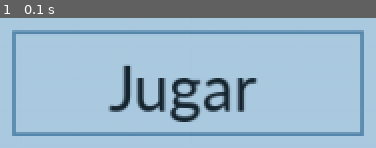
Above: before the commit, frame 1.
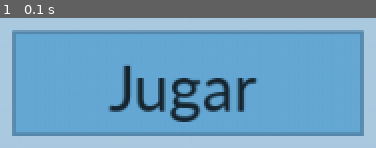
Above: after the commit, the same moment.

Repository: xxmileww/UTN-Pygame
Game: pygame game, started from main.py
Two runs of this game, one before a commit and one after it. Both use one fixed random seed, a clock stepped at 60 frames per second and the inputs below.
Inputs:
- Up to frame 1 (0.1 s): no input

The runs differ from the first frame. In frame 1, 65% of the frame differs, in the area x 4-96%, y 12-88%.

Commit message:
Update main.py

Diff:
--- a/main.py
+++ b/main.py
@@ -22,6 +22,9 @@
 porcentaje_fondo = 100
 
 color_fondo = (172, 203, 225)
+color_boton = (103, 170, 214)
+color_borde = (87, 137, 173)
+color_texto = (23, 38, 48)
 
 musica_fondo = "musica.mp3"
 pygame.mixer.music.load(musica_fondo)
@@ -37,8 +40,9 @@
             if evento.type == pygame.QUIT:
                 pygame.quit()
                 quit()
-        pygame.draw.rect(pantalla, (87, 137, 173), boton_jugar, 2)
-        texto = fuente.render("Jugar", True, (23, 38, 48))
+        pygame.draw.rect(pantalla, (color_boton), boton_jugar)
+        pygame.draw.rect(pantalla, (color_borde), boton_jugar, 2)
+        texto = fuente.render("Jugar", True, (color_texto))
         pantalla.blit(texto, (boton_jugar.x + 55, boton_jugar.y + 10))
     pygame.display.flip()
     pantalla.fill(color_fondo)
